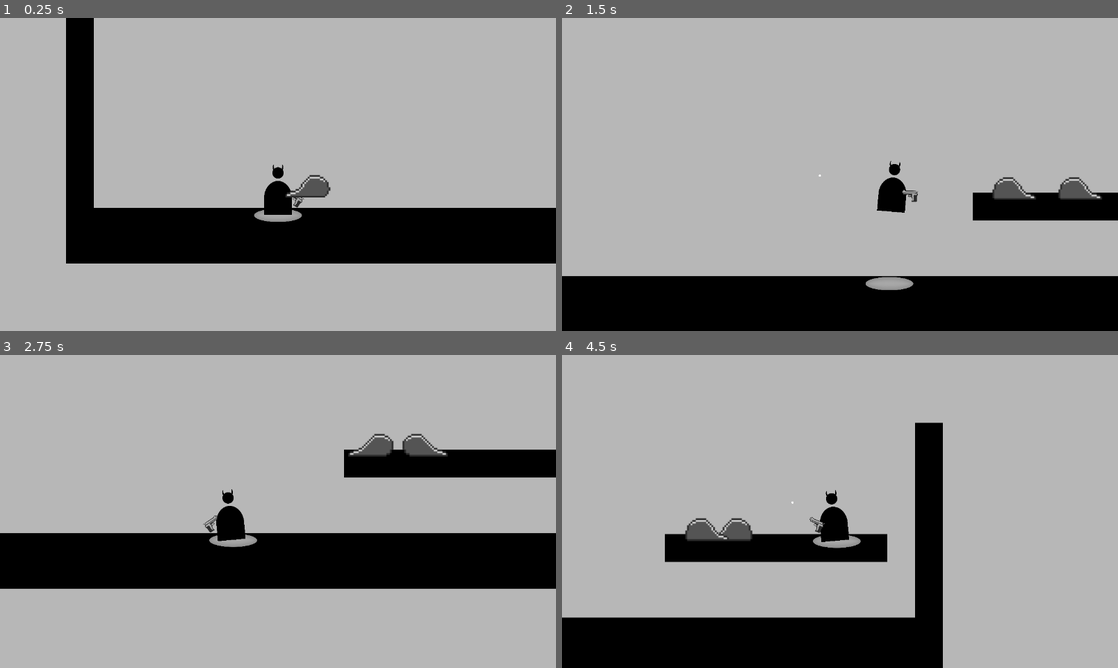
Above: before the commit, frames 1-4 (two rows, left to right).
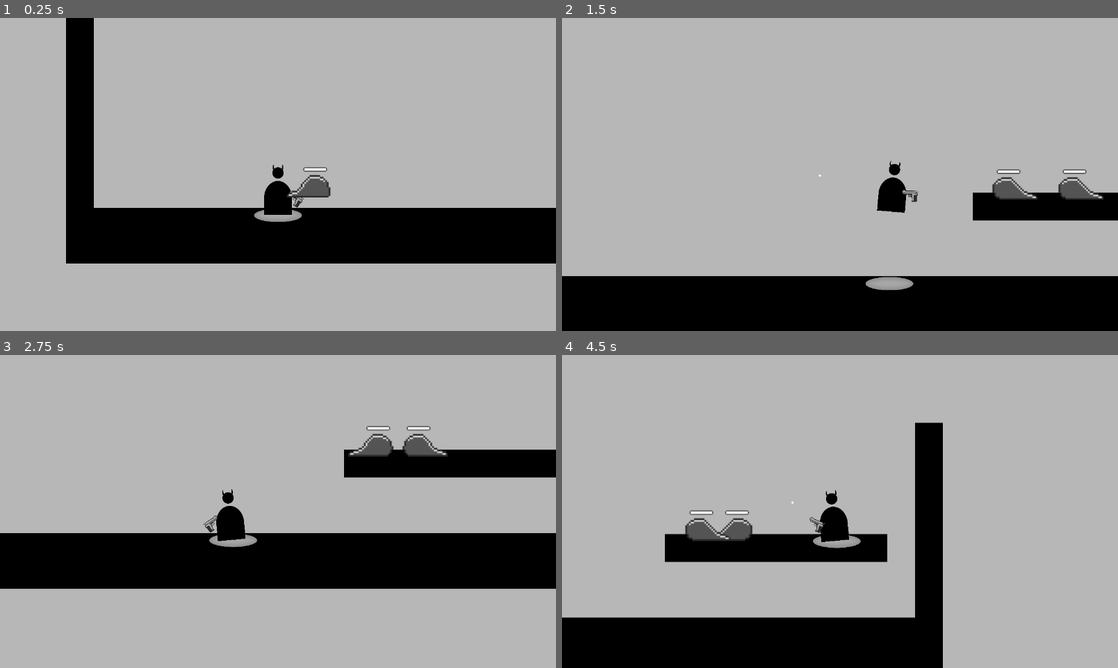
Above: after the commit, the same moments.

Repository: BesterCoder/nuggie-collector
Game: Godot game, scene res://levels/level_001.tscn
The game is run twice, just before and just after one commit, with the same random seed, the same clock (stepped at 60 frames per second) and the same inputs.
Inputs (mouse positions are in pixels of both pictures, inside the frame that each line leads up to):
- Up to frame 1 (0.25 s): no input
- Up to frame 2 (1.5 s): move the mouse to (962, 158) at 0.52 s; hold D (move_right) from 0.53 s (still down); click (962, 158) at 0.6 s; tap W (jump) at 0.77 s; move the mouse to (728, 190) at 1.27 s; click (728, 190) at 1.35 s
- Up to frame 3 (2.75 s): tap W (jump) at 1.52 s; move the mouse to (333, 442) at 2.02 s; release D (move_right) at 2.03 s; hold A (move_left) from 2.03 s (still down); click (333, 442) at 2.1 s
- Up to frame 4 (4.5 s): move the mouse to (812, 574) at 2.77 s; release A (move_left) at 2.78 s; hold D (move_right) 2.78-4.28 s; click (812, 574) at 2.85 s; tap W (jump) at 3.02, 3.77 s; move the mouse to (1006, 558) at 3.52 s; click (1006, 558) at 3.6 s; move the mouse to (673, 464) at 4.27 s; hold A (move_left) from 4.28 s (still down); click (673, 464) at 4.35 s

The runs differ from the first frame. In frame 1, less than 0.1% of the frame differs, in the area x 51-60%, y 47-58%; in frame 2, 0.3%; in frame 3, 0.3%; in frame 4, 0.3%, in the area x 22-35%, y 49-60%.

Commit message:
Enemy slimes now have health bars

Diff:
--- a/characters/enemies/slime/EnemySlime.gd
+++ b/characters/enemies/slime/EnemySlime.gd
@@ -18,6 +18,7 @@
 
 	if direction == DIR_LEFT:
 		$SlimeAnimation.flip_h = true
+		$HealthBar.rect_position.x = -20
 
 	# Set the floor checker ray to left or right of the collision box
 	# depending on the enemy's direction
@@ -33,6 +34,7 @@
 		# Flip the direction
 		direction = direction * -1
 		$SlimeAnimation.flip_h = not $SlimeAnimation.flip_h
+		$HealthBar.rect_position.x = -20 if $SlimeAnimation.flip_h else -8
 		# Set the floor checker ray to left or right of the collision box
 		# Depending on the enemy's direction
 		$floor_checker.position.x = $CollisionShape2D.shape.get_extents().x * direction
--- a/characters/enemies/slime/EnemySlime.tscn
+++ b/characters/enemies/slime/EnemySlime.tscn
@@ -1,7 +1,8 @@
-[gd_scene load_steps=4 format=2]
+[gd_scene load_steps=5 format=2]
 
 [ext_resource path="res://characters/enemies/slime/EnemySlime.gd" type="Script" id=1]
 [ext_resource path="res://characters/enemies/slime/slime_animation.tres" type="SpriteFrames" id=2]
+[ext_resource path="res://assets/health_bar/health_bar.png" type="Texture" id=3]
 
 [sub_resource type="RectangleShape2D" id=1]
 extents = Vector2( 24, 12 )
@@ -15,8 +16,6 @@
 [node name="SlimeAnimation" type="AnimatedSprite" parent="."]
 frames = ExtResource( 2 )
 animation = "moving"
-frame = 1
-playing = true
 
 [node name="CollisionShape2D" type="CollisionShape2D" parent="."]
 position = Vector2( 0, 4 )
@@ -26,3 +25,28 @@
 enabled = true
 cast_to = Vector2( 0, 20 )
 collision_mask = 2
+
+[node name="HealthBar" type="Control" parent="."]
+margin_left = -8.0
+margin_top = -20.0
+margin_right = 24.0
+margin_bottom = -12.0
+__meta__ = {
+"_edit_group_": true,
+"_edit_use_anchors_": false
+}
+
+[node name="ColorRect" type="ColorRect" parent="HealthBar"]
+margin_left = 2.0
+margin_top = 1.0
+margin_right = 27.0
+margin_bottom = 6.0
+__meta__ = {
+"_edit_use_anchors_": false
+}
+
+[node name="TextureRect" type="TextureRect" parent="HealthBar"]
+margin_left = 1.90735e-06
+margin_right = 29.0
+margin_bottom = 7.0
+texture = ExtResource( 3 )
Binary file added: assets/health_bar/health_bar.png
Not shown, added: assets/health_bar/health_bar.png.import
